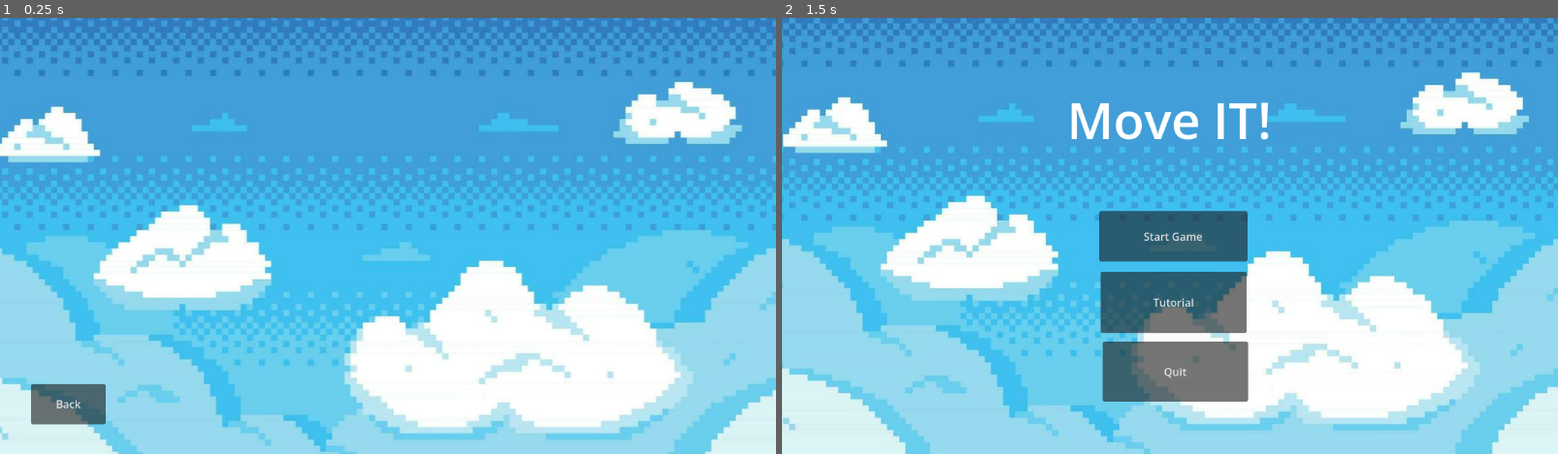
Above: before the commit, frames 1-2 (left to right).
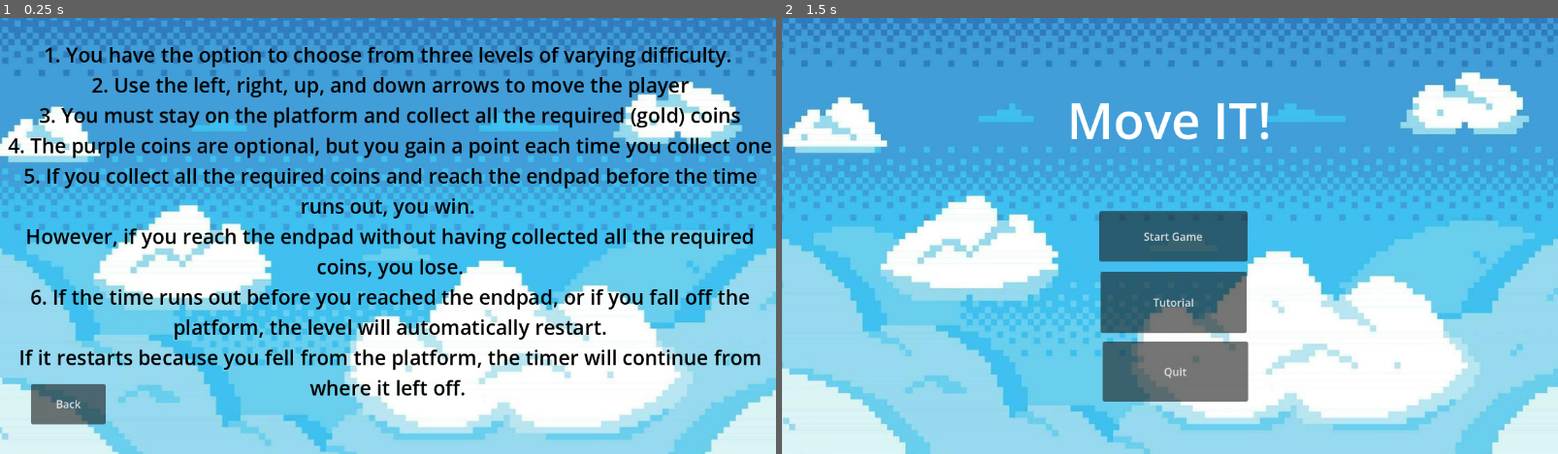
Above: after the commit, the same moments.

Repository: dbpkc15/CapstoneProject
Game: Godot game, scene res://options.tscn
Same seed, same stepped clock (60 frames per second), same inputs: the game is played once before the commit and once after it. This scene is started directly instead of the project's main scene.
Inputs (mouse positions are in pixels of both pictures, inside the frame that each line leads up to):
- Up to frame 1 (0.25 s): no input
- Up to frame 2 (1.5 s): tap Enter (ui_accept) at 0.5, 0.77 s; move the mouse to (1340, 214) at 0.52 s; hold D (RightMovement) 0.53-1.25 s; click "Back" at 1.25 s

The runs differ from the first frame. In frame 1, 13% of the frame differs, in the area x 1-100%, y 6-87%; in frame 2, nothing differs.

Commit message:
added game tutorial

Diff:
--- a/capstone-project/options.tscn
+++ b/capstone-project/options.tscn
@@ -21,4 +21,24 @@
 offset_bottom = 604.0
 text = "Back"
 
+[node name="Label" type="Label" parent="." unique_id=2060721198]
+offset_left = 10.0
+offset_top = -42.0
+offset_right = 1149.0
+offset_bottom = 690.0
+theme_override_colors/font_color = Color(0, 0, 0, 1)
+theme_override_font_sizes/font_size = 30
+text = "1. You have the option to choose from three levels of varying difficulty.
+2. Use the left, right, up, and down arrows to move the player
+3. You must stay on the platform and collect all the required (gold) coins
+4. The purple coins are optional, but you gain a point each time you collect one
+5. If you collect all the required coins and reach the endpad before the time runs out, you win.
+However, if you reach the endpad without having collected all the required coins, you lose.
+6. If the time runs out before you reached the endpad, or if you fall off the platform, the level will automatically restart.
+If it restarts because you fell from the platform, the timer will continue from where it left off.
+"
+horizontal_alignment = 1
+vertical_alignment = 1
+autowrap_mode = 2
+
 [connection signal="pressed" from="Main" to="." method="_on_main_pressed"]
